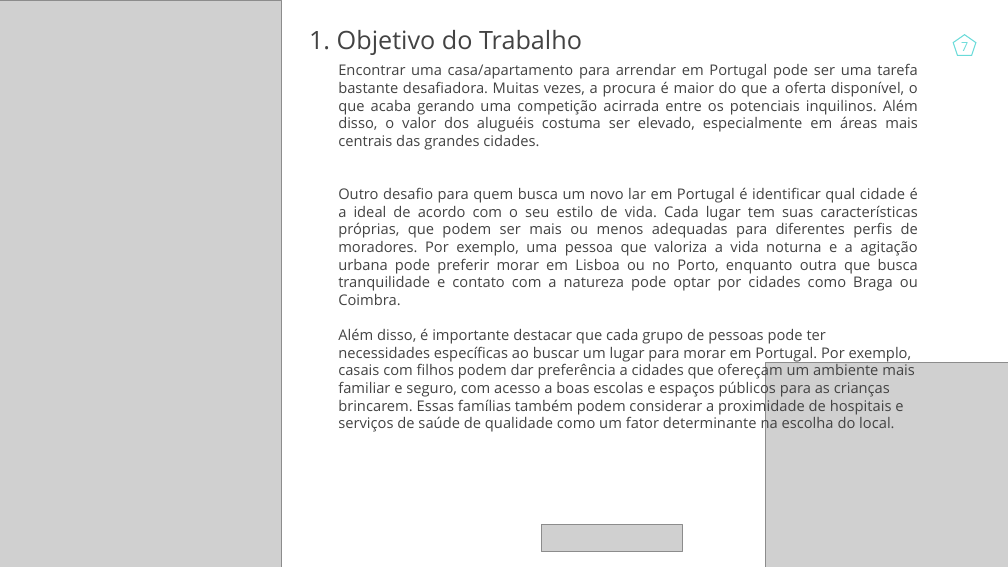
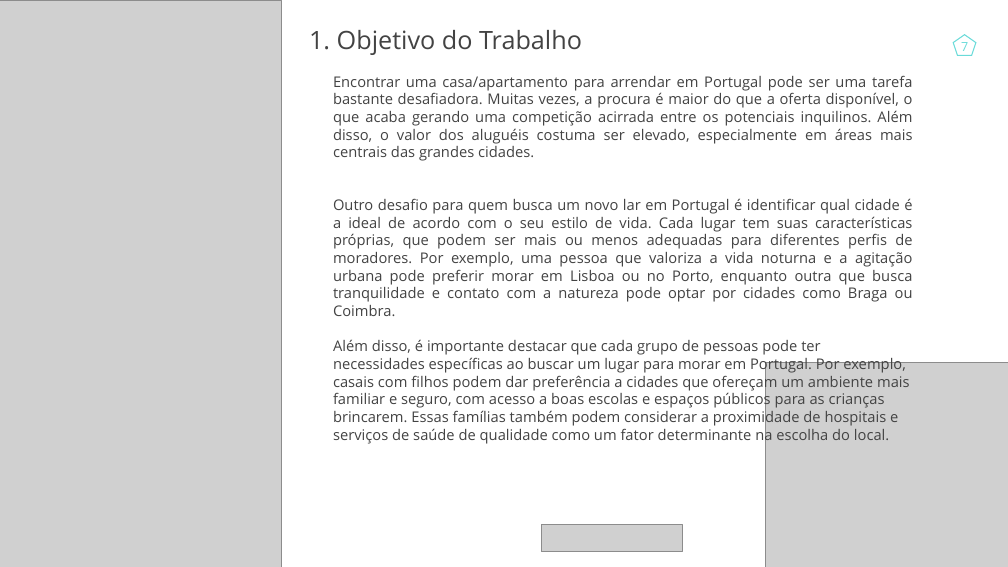
Before and after one commit to johnosd/MPAlugueisLisboa, a slide deck: slide 7 of Docs/TCC John Costa.pptx. Drawn at 1008x567 pixels with LibreOffice and Linux fonts; fonts in the diff are those of the drawing; grey boxes stand for pictures. Boxes give left, top, right and bottom in pixels: in the first picture for what was removed or moved away, otherwise in the second. Text is boxed around its words. In the diff, an @@ line names an element or a change of style, - is before the commit and + after.

```diff
--- a/Docs/TCC John Costa.pptx
+++ b/Docs/TCC John Costa.pptx
@@ text "Encontrar uma casa/apartamento para arrendar ...": place and size @@
-text "Encontrar uma casa/apartamento para arrendar ..." at <box>338,64,918,433</box>
+text "Encontrar uma casa/apartamento para arrendar ..." at <box>333,76,913,444</box>
```
Also in this commit, not shown: 1 other slide changed, 3 slides added, 12 other files.
